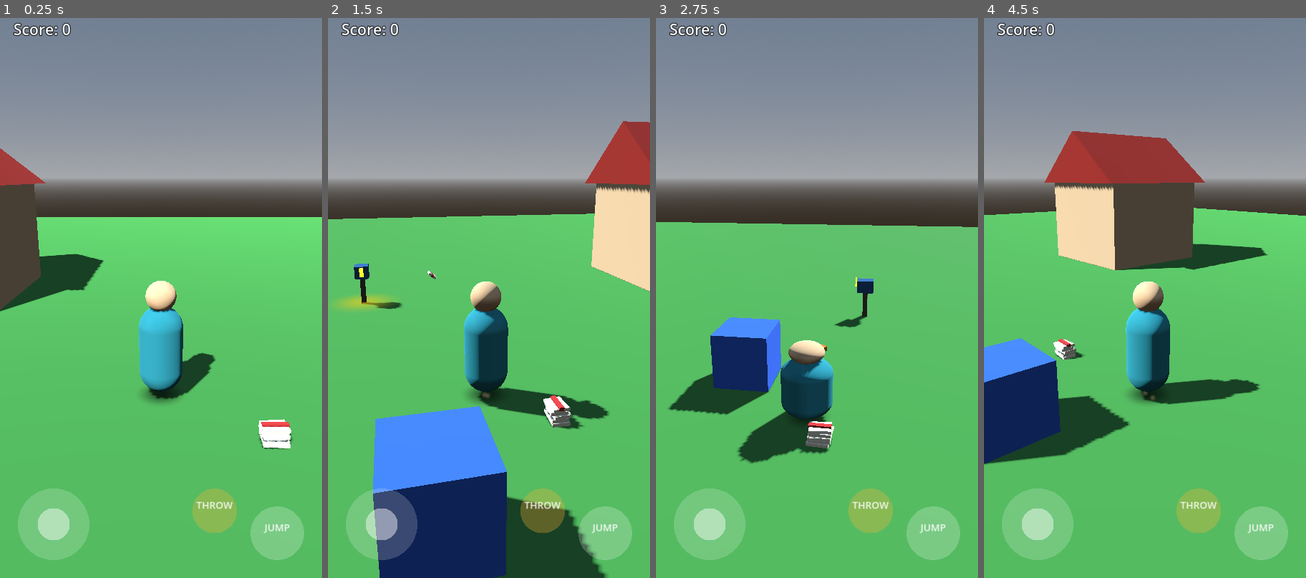
Above: before the commit, frames 1-4 (left to right).
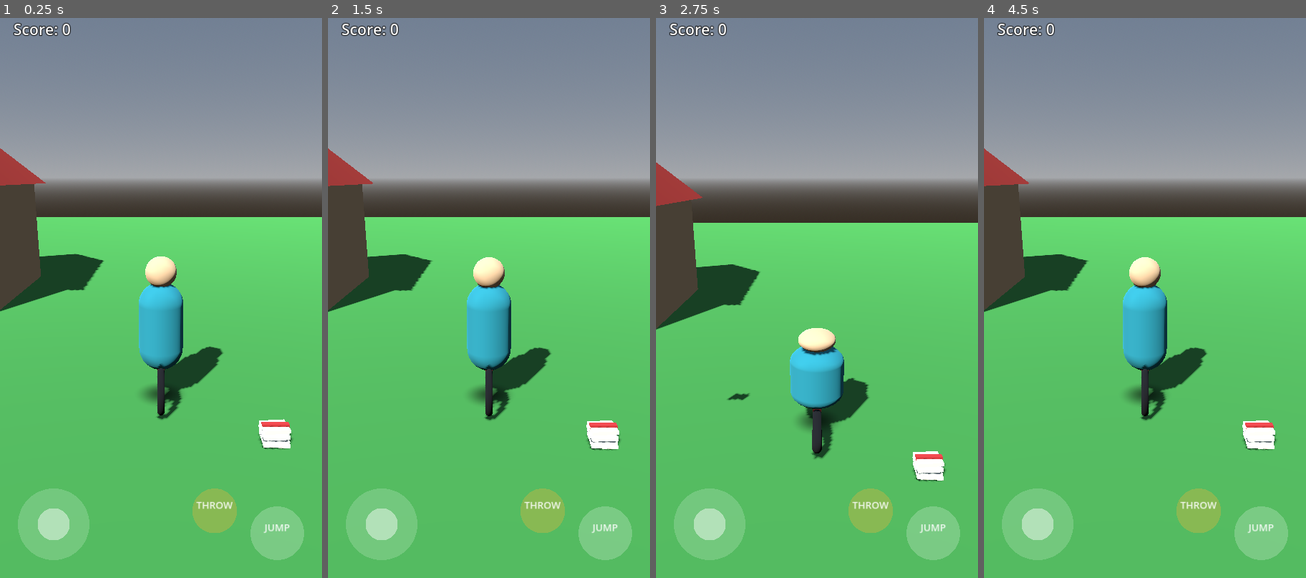
Above: after the commit, the same moments.

Repository: mujeebminhas88-lab/retro-route
Game: Godot game, scene res://scenes/world/Playground.tscn
Two runs of this game, one before a commit and one after it. Both use one fixed random seed, a clock stepped at 60 frames per second and the inputs below.
Inputs (mouse positions are in pixels of both pictures, inside the frame that each line leads up to):
- Up to frame 1 (0.25 s): no input
- Up to frame 2 (1.5 s): move the mouse to (559, 264) at 0.52 s; hold D (move_right) 0.53-1.25 s; hold Shift (walk_modifier) 0.53-1.25 s; tap F (throw) at 0.6 s; click (559, 264) at 0.67 s; tap Space (jump) at 0.77, 1.07 s; drag from (424, 320) to (472, 404) at 1.27 s
- Up to frame 3 (2.75 s): move the mouse to (849, 163) at 2.02 s; hold D (move_right) from 2.03 s (still down); hold Space (jump) from 2.03 s (still down); tap F (throw) at 2.3 s
- Up to frame 4 (4.5 s): release D (move_right) at 2.75 s; release Space (jump) at 2.75 s; drag from (1128, 404) to (1048, 208) at 2.77 s; move the mouse to (1241, 376) at 3.52 s; hold A (move_left) 3.53-4.25 s; hold Shift (walk_modifier) 3.53-4.25 s; tap Space (jump) at 3.77, 3.8, 4.07 s; drag from (1048, 208) to (1096, 146) at 4.27 s

The runs differ from the first frame. In frame 1, 2.5% of the frame differs, in the area x 43-70%, y 42-72%; in frame 2, 29%, in the area x 0-100%, y 18-100%; in frame 3, 15%; in frame 4, 24%.

Commit message:
Milestone 6: The BMX Begins — first arcade BMX prototype
Replace walking with vehicle-style BMX locomotion (throttle/brake +
steering) in place of the camera-relative walk/run controller. No wheel
colliders, suspension, gear shifting, or manual balancing — tuned for
immediate arcade responsiveness, not simulation. Every tuning value
(top speed, acceleration, braking, steering sensitivity, turning
radius, etc.) is exported rather than hard-coded. Subtle lean/pitch/
wheel-spin visual polish lives on a new LeanPivot child kept isolated
from VisualRoot so it can't corrupt the facing vector the camera and
throwing system depend on.

The player now spawns already mounted; the existing camera, gravity/
jump/landing state machine, and full delivery gameplay loop needed no
changes beyond the movement source. Fixed a real inverted-steering
sign bug found via live browser testing. Verified with a headless
integration test (accel/brake/steer/ride-while-throwing against the
real Playground scene) and real Web-export Playwright sessions with
both keyboard and genuine synthetic touch input, both delivering
successfully with zero console errors.

Diff:
--- a/game/scenes/player/Player.tscn
+++ b/game/scenes/player/Player.tscn
@@ -29,7 +29,30 @@
 [sub_resource type="BoxMesh" id="BoxMesh_1frtv"]
 size = Vector3(0.09, 0.09, 0.09)
 
-[sub_resource type="Image" id="Image_p2cow"]
+[sub_resource type="StandardMaterial3D" id="StandardMaterial3D_e6cc2"]
+albedo_color = Color(0.08, 0.08, 0.09, 1)
+
+[sub_resource type="TorusMesh" id="TorusMesh_cfoiw"]
+inner_radius = 0.22
+outer_radius = 0.32
+
+[sub_resource type="TorusMesh" id="TorusMesh_b2r4n"]
+inner_radius = 0.22
+outer_radius = 0.32
+
+[sub_resource type="StandardMaterial3D" id="StandardMaterial3D_yci4h"]
+albedo_color = Color(0.82, 0.22, 0.18, 1)
+
+[sub_resource type="BoxMesh" id="BoxMesh_cebhh"]
+size = Vector3(0.1, 0.12, 0.95)
+
+[sub_resource type="StandardMaterial3D" id="StandardMaterial3D_iynno"]
+albedo_color = Color(0.25, 0.25, 0.28, 1)
+
+[sub_resource type="BoxMesh" id="BoxMesh_r5ww1"]
+size = Vector3(0.5, 0.08, 0.08)
+
+[sub_resource type="Image" id="Image_qyyj8"]
 data = {
 "data": PackedByteArray(255, 255, 255, 0, 255, 255, 255, 0, 255, 255, 255, 0, 255, 255, 255, 0, 255, 255, 255, 0, 255,  …(77173 unchanged characters)…
 "format": "RGBA8",
@@ -78,21 +101,6 @@
 
 [node name="Player" type="CharacterBody3D"]
 script = ExtResource("1_ivxt6")
-walk_speed = 2.5
-run_speed = 6.0
-ground_acceleration = 40.0
-ground_deceleration = 45.0
-air_acceleration = 14.0
-air_control = 0.6
-rotation_speed = 12.0
-jump_height = 1.4
-jump_time_to_peak = 0.35
-jump_time_to_descend = 0.28
-max_fall_speed = 20.0
-jump_cut_gravity_multiplier = 2.5
-landing_velocity_threshold = 6.0
-camera_rig_path = NodePath("")
-touch_controls_path = NodePath("")
 
 [node name="CollisionShape3D" type="CollisionShape3D" parent="."]
 transform = Transform3D(1, 0, 0, 0, 1, 0, 0, 0, 1, 0, 0.8, 0)
@@ -104,20 +112,48 @@
 squash_duration = 0.08
 recover_duration = 0.18
 
-[node name="Body" type="MeshInstance3D" parent="VisualRoot"]
-transform = Transform3D(1, 0, 0, 0, 1, 0, 0, 0, 1, 0, 0.75, 0)
+[node name="LeanPivot" type="Node3D" parent="VisualRoot"]
+
+[node name="Body" type="MeshInstance3D" parent="VisualRoot/LeanPivot"]
+transform = Transform3D(1, 0, 0, 0, 1, 0, 0, 0, 1, 0, 1.1, 0)
 material_override = SubResource("StandardMaterial3D_3l8pp")
 mesh = SubResource("CapsuleMesh_bqaq2")
 
-[node name="Head" type="MeshInstance3D" parent="VisualRoot"]
-transform = Transform3D(1, 0, 0, 0, 1, 0, 0, 0, 1, 0, 1.55, 0)
+[node name="Head" type="MeshInstance3D" parent="VisualRoot/LeanPivot"]
+transform = Transform3D(1, 0, 0, 0, 1, 0, 0, 0, 1, 0, 1.9, 0)
 material_override = SubResource("StandardMaterial3D_8s43k")
 mesh = SubResource("SphereMesh_w84pb")
 
-[node name="FaceMarker" type="MeshInstance3D" parent="VisualRoot"]
-transform = Transform3D(1, 0, 0, 0, 1, 0, 0, 0, 1, 0, 1.55, -0.22)
+[node name="FaceMarker" type="MeshInstance3D" parent="VisualRoot/LeanPivot"]
+transform = Transform3D(1, 0, 0, 0, 1, 0, 0, 0, 1, 0, 1.9, -0.22)
 material_override = SubResource("StandardMaterial3D_v6405")
 mesh = SubResource("BoxMesh_1frtv")
+
+[node name="RearWheelPivot" type="Node3D" parent="VisualRoot/LeanPivot"]
+transform = Transform3D(1, 0, 0, 0, 1, 0, 0, 0, 1, 0, 0.3, 0.45)
+
+[node name="Wheel" type="MeshInstance3D" parent="VisualRoot/LeanPivot/RearWheelPivot"]
+transform = Transform3D(-4.37114e-08, -1, 0, 1, -4.37114e-08, 0, 0, 0, 1, 0, 0, 0)
+material_override = SubResource("StandardMaterial3D_e6cc2")
+mesh = SubResource("TorusMesh_cfoiw")
+
+[node name="FrontWheelPivot" type="Node3D" parent="VisualRoot/LeanPivot"]
+transform = Transform3D(1, 0, 0, 0, 1, 0, 0, 0, 1, 0, 0.3, -0.45)
+
+[node name="Wheel" type="MeshInstance3D" parent="VisualRoot/LeanPivot/FrontWheelPivot"]
+transform = Transform3D(-4.37114e-08, -1, 0, 1, -4.37114e-08, 0, 0, 0, 1, 0, 0, 0)
+material_override = SubResource("StandardMaterial3D_e6cc2")
+mesh = SubResource("TorusMesh_b2r4n")
+
+[node name="Frame" type="MeshInstance3D" parent="VisualRoot/LeanPivot"]
+transform = Transform3D(1, 0, 0, 0, 1, 0, 0, 0, 1, 0, 0.45, 0)
+material_override = SubResource("StandardMaterial3D_yci4h")
+mesh = SubResource("BoxMesh_cebhh")
+
+[node name="Handlebar" type="MeshInstance3D" parent="VisualRoot/LeanPivot"]
+transform = Transform3D(1, 0, 0, 0, 1, 0, 0, 0, 1, 0, 0.78, -0.45)
+material_override = SubResource("StandardMaterial3D_iynno")
+mesh = SubResource("BoxMesh_r5ww1")
 
 [node name="DustEmitter" type="GPUParticles3D" parent="."]
 transform = Transform3D(1, 0, 0, 0, 1, 0, 0, 0, 1, 0, 0.05, 0)
--- a/game/scenes/world/Playground.tscn
+++ b/game/scenes/world/Playground.tscn
@@ -168,13 +168,6 @@
 unique_name_in_owner = true
 transform = Transform3D(1, 0, 0, 0, 1, 0, 0, 0, 1, 0, 0.1, 0)
 script = ExtResource("6_sjaje")
-walk_speed = 2.5
-run_speed = 6.0
-ground_acceleration = 40.0
-ground_deceleration = 45.0
-air_acceleration = 14.0
-air_control = 0.6
-rotation_speed = 12.0
 jump_height = 1.4
 jump_time_to_peak = 0.35
 jump_time_to_descend = 0.28
--- a/game/scripts/player/player.gd
+++ b/game/scripts/player/player.gd
@@ -1,22 +1,35 @@
 class_name Player
 extends CharacterBody3D
 
-## Third-person arcade locomotion controller. This is the movement
-## foundation for the whole game, not a throwaway prototype controller:
-## the BMX locomotion planned for a later milestone will replace the
-## walk/run tuning below with ride physics while reusing this same
-## state machine, gravity model, camera contract, and input contract.
+## Arcade BMX locomotion controller. Vehicle-style controls: steering
+## turns the bike, forward/back is throttle/brake. This is not a bicycle
+## simulation — no wheel colliders, no suspension, no balancing — it is
+## tuned purely for immediate, responsive, Paperboy-style fun.
+##
+## Facing is still driven by a smoothed scalar `rotation.y` on VisualRoot
+## (never by direct basis reassignment), so it never fights with
+## VisualRoot's independently-animated squash/stretch `scale`, and so
+## Camera/Thrower's read of `visual_root.global_transform.basis.z` keeps
+## working unchanged. Lean/pitch visual polish is applied to a separate
+## LeanPivot child instead of VisualRoot itself, so it can never corrupt
+## that facing vector.
 
 enum LocomotionState { GROUNDED, AIRBORNE }
 
-@export_group("Movement")
-@export var walk_speed: float = 2.5
-@export var run_speed: float = 6.0
-@export var ground_acceleration: float = 40.0
-@export var ground_deceleration: float = 45.0
-@export var air_acceleration: float = 14.0
-@export_range(0.0, 1.0) var air_control: float = 0.6
-@export var rotation_speed: float = 12.0
+@export_group("BMX Movement")
+@export var top_speed: float = 7.5
+@export_range(0.0, 1.0) var reverse_speed_ratio: float = 0.5
+@export var acceleration: float = 10.0
+@export var braking: float = 16.0
+@export var steering_sensitivity: float = 1.6
+@export var turning_radius: float = 2.5
+@export var min_turn_speed: float = 2.0
+
+@export_group("Visual Feel")
+@export var lean_angle_max_degrees: float = 18.0
+@export var pitch_angle_max_degrees: float = 6.0
+@export var lean_response: float = 10.0
+@export var wheel_spin_rate: float = 2.5
 
 @export_group("Jump")
 @export var jump_height: float = 1.4
@@ -43,8 +56,13 @@
 var _jump_velocity: float
 var _was_on_floor: bool = false
 var _facing_yaw: float = 0.0
+var _speed: float = 0.0
+var _current_roll: float = 0.0
+var _current_pitch: float = 0.0
 
 @onready var visual_root: Node3D = $VisualRoot
+@onready var lean_pivot: Node3D = get_node_or_null("VisualRoot/LeanPivot")
+@onready var wheel_pivots: Array = [get_node_or_null("VisualRoot/LeanPivot/FrontWheelPivot"), get_node_or_null("VisualRoot/LeanPivot/RearWheelPivot")]
 @onready var dust_emitter: Node3D = get_node_or_null("DustEmitter")
 @onready var camera_rig: Node3D = get_node_or_null(camera_rig_path)
 @onready var touch_controls: Node = get_node_or_null(touch_controls_path)
@@ -60,29 +78,15 @@
 
 func _physics_process(delta: float) -> void:
 	var move_input := PlayerInput.get_move_vector(touch_controls)
-	var speed_scale := PlayerInput.get_speed_scale(touch_controls)
-	var has_input := move_input.length_squared() > 0.0001
+	var throttle_input := -move_input.y
+	var steering_input := move_input.x
 
-	var cam_basis: Basis = camera_rig.global_transform.basis if camera_rig else global_transform.basis
-	var move_dir := cam_basis.x * move_input.x + cam_basis.z * move_input.y
-	move_dir.y = 0.0
-	if move_dir.length_squared() > 1.0:
-		move_dir = move_dir.normalized()
+	_update_speed(throttle_input, delta)
+	_update_steering(steering_input, delta)
 
-	var grounded := is_on_floor()
-	var target_speed := lerpf(walk_speed, run_speed, speed_scale)
-	var target_velocity := move_dir * target_speed if has_input else Vector3.ZERO
-
-	var accel: float
-	if grounded:
-		accel = ground_acceleration if has_input else ground_deceleration
-	else:
-		accel = air_acceleration * (air_control if has_input else air_control * 0.5)
-
-	var horizontal := Vector3(velocity.x, 0.0, velocity.z)
-	horizontal = horizontal.move_toward(target_velocity, accel * delta)
-	velocity.x = horizontal.x
-	velocity.z = horizontal.z
+	var forward := -visual_root.global_transform.basis.z
+	velocity.x = forward.x * _speed
+	velocity.z = forward.z * _speed
 
 	var velocity_y_before_move := velocity.y
 	_apply_gravity(delta)
@@ -90,10 +94,37 @@
 
 	move_and_slide()
 
+	var grounded := is_on_floor()
 	_update_landing(velocity_y_before_move)
-	_update_facing(move_dir, has_input, delta)
 	_update_state(grounded)
-	_update_visual_effects(has_input, grounded)
+	_update_visual_effects(grounded)
+	_update_lean(steering_input, delta)
+	_update_pitch(delta)
+	_update_wheel_spin(delta)
+
+
+func _update_speed(throttle_input: float, delta: float) -> void:
+	var target_speed := top_speed * throttle_input if throttle_input >= 0.0 else top_speed * reverse_speed_ratio * throttle_input
+	var speeding_up := absf(target_speed) > absf(_speed) + 0.001
+	var same_direction := (target_speed >= 0.0 and _speed >= -0.01) or (target_speed <= 0.0 and _speed <= 0.01)
+	var rate := acceleration if (speeding_up and same_direction) else braking
+	_speed = move_toward(_speed, target_speed, rate * delta)
+
+
+func _update_steering(steering_input: float, delta: float) -> void:
+	# Steering is proportional to current speed (like a real bike, you can't
+	# pivot sharply at a standstill) but floored by min_turn_speed so a light
+	# tap of throttle still lets the bike turn in place instead of feeling stuck.
+	if absf(steering_input) < 0.001 or absf(_speed) < 0.001:
+		return
+	var effective_speed := maxf(absf(_speed), min_turn_speed)
+	var turn_sign := signf(_speed)
+	# Negative sign: rotation.y decreases to turn the bike's forward vector
+	# toward +X (screen-right), matching Basis.looking_at's convention (and
+	# the pre-BMX locomotion's), so steering right actually turns right.
+	var angular_velocity := -(effective_speed / turning_radius) * steering_sensitivity * steering_input * turn_sign
+	_facing_yaw += angular_velocity * delta
+	visual_root.rotation.y = _facing_yaw
 
 
 func _apply_gravity(delta: float) -> void:
@@ -125,18 +156,6 @@
 	_was_on_floor = grounded
 
 
-func _update_facing(move_dir: Vector3, has_input: bool, delta: float) -> void:
-	if not has_input or move_dir.length_squared() < 0.0001:
-		return
-	# Rotation is applied via the scalar `rotation.y` (not global_transform.basis)
-	# so it never fights with VisualRoot's independently-animated squash/stretch
-	# `scale`, and never accumulates floating-point drift from repeated basis
-	# reassignment across a long play session.
-	var target_yaw := Basis.looking_at(move_dir, Vector3.UP).get_euler().y
-	_facing_yaw = lerp_angle(_facing_yaw, target_yaw, 1.0 - exp(-rotation_speed * delta))
-	visual_root.rotation.y = _facing_yaw
-
-
 func _update_state(grounded: bool) -> void:
 	var new_state := LocomotionState.GROUNDED if grounded else LocomotionState.AIRBORNE
 	if new_state != state:
@@ -144,7 +163,33 @@
 		state_changed.emit(state)
 
 
-func _update_visual_effects(has_input: bool, grounded: bool) -> void:
+func _update_visual_effects(grounded: bool) -> void:
 	if dust_emitter and dust_emitter.has_method("set_dust_emitting"):
-		var horizontal_speed := Vector2(velocity.x, velocity.z).length()
-		dust_emitter.set_dust_emitting(grounded and has_input and horizontal_speed > walk_speed * 0.5)
+		dust_emitter.set_dust_emitting(grounded and absf(_speed) > top_speed * 0.15)
+
+
+func _update_lean(steering_input: float, delta: float) -> void:
+	if not lean_pivot:
+		return
+	var speed_ratio := clampf(absf(_speed) / top_speed, 0.0, 1.0)
+	var target_roll := -steering_input * deg_to_rad(lean_angle_max_degrees) * speed_ratio
+	_current_roll = lerpf(_current_roll, target_roll, 1.0 - exp(-lean_response * delta))
+	lean_pivot.rotation.z = _current_roll
+
+
+func _update_pitch(delta: float) -> void:
+	if not lean_pivot:
+		return
+	var speed_ratio := clampf(_speed / top_speed, -1.0, 1.0)
+	var target_pitch := -deg_to_rad(pitch_angle_max_degrees) * speed_ratio
+	_current_pitch = lerpf(_current_pitch, target_pitch, 1.0 - exp(-lean_response * delta))
+	lean_pivot.rotation.x = _current_pitch
+
+
+func _update_wheel_spin(delta: float) -> void:
+	if wheel_pivots.is_empty():
+		return
+	var spin := wheel_spin_rate * _speed * delta
+	for wheel_pivot in wheel_pivots:
+		if wheel_pivot:
+			wheel_pivot.rotation.x -= spin
--- a/game/scripts/player/player_input.gd
+++ b/game/scripts/player/player_input.gd
@@ -13,14 +13,6 @@
 		if touch_vec.length_squared() > 0.0001:
 			return touch_vec
 	return Input.get_vector("move_left", "move_right", "move_forward", "move_back")
-
-
-static func get_speed_scale(touch_controls: Node) -> float:
-	if touch_controls and touch_controls.has_method("get_move_vector"):
-		var touch_vec: Vector2 = touch_controls.get_move_vector()
-		if touch_vec.length_squared() > 0.0001:
-			return clampf(touch_vec.length(), 0.0, 1.0)
-	return 0.5 if Input.is_action_pressed("walk_modifier") else 1.0
 
 
 static func get_jump_just_pressed(touch_controls: Node) -> bool:
Not shown: 2 places in game/scenes/player/Player.tscn that only renumber resources
Not shown, changed: CHANGELOG.md
Not shown, changed: docs/DEVLOG.md
